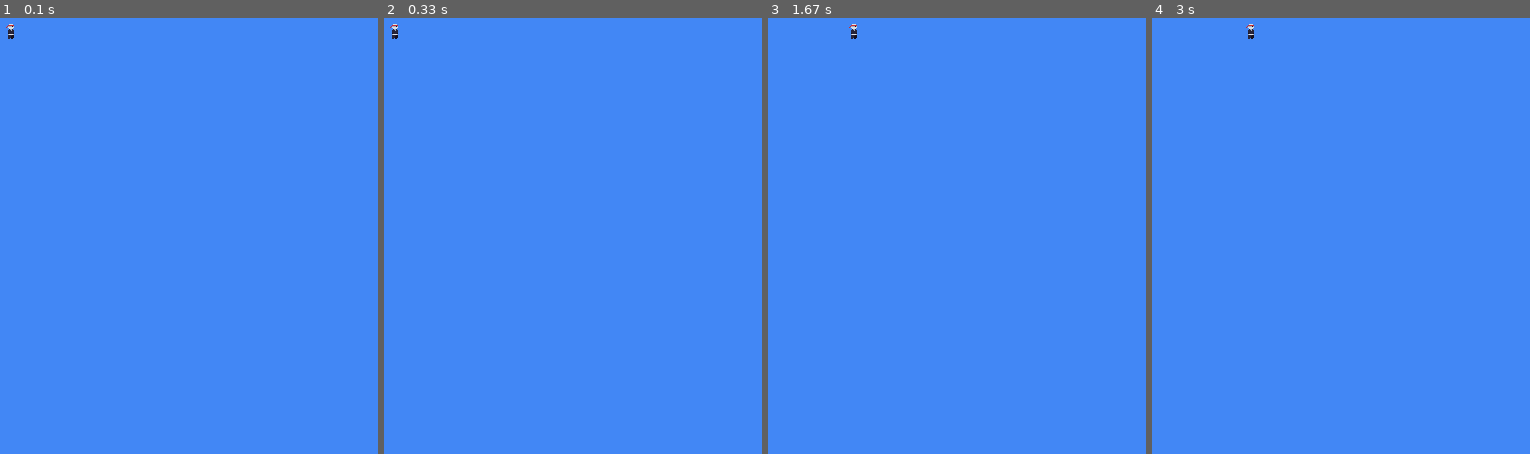
Above: before the commit, frames 1-4 (left to right).
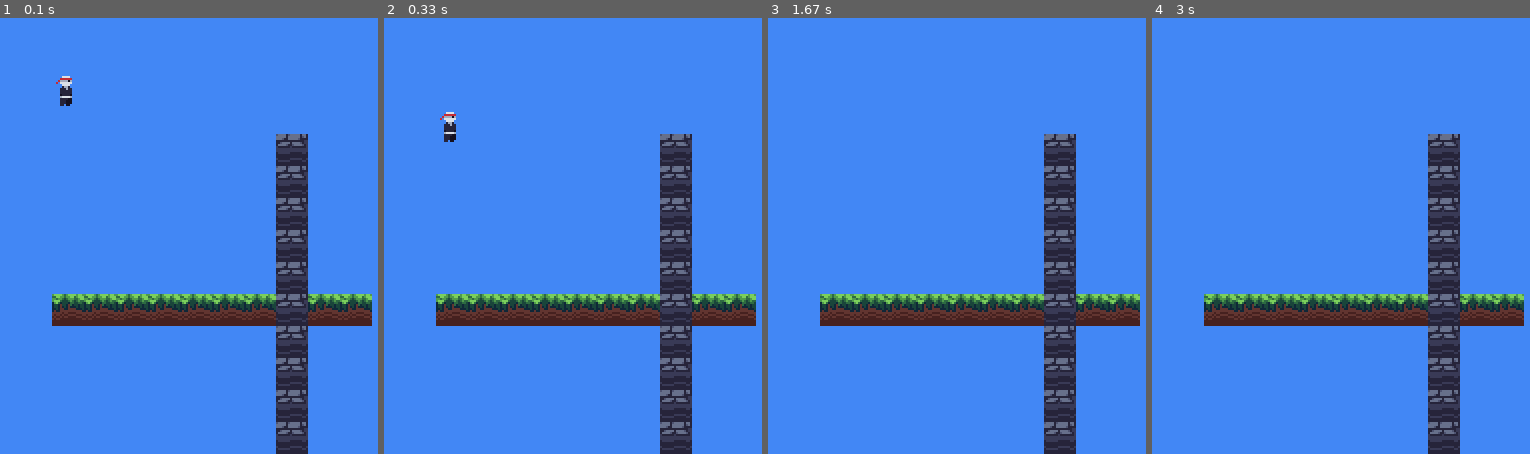
Above: after the commit, the same moments.

Repository: Garudaakuma/Learning-pygame
Game: pygame game, started from projeto.py
Two runs of this game, one before a commit and one after it. Both use one fixed random seed, a clock stepped at 60 frames per second and the inputs below.
Inputs:
- Up to frame 1 (0.1 s): no input
- Up to frame 2 (0.33 s): no input
- Up to frame 3 (1.67 s): hold Right 0.33-0.8 s; hold Right 0.83-1.3 s; hold A from 1.33 s (still down)
- Up to frame 4 (3 s): release A at 1.87 s

The runs differ from the first frame. In frame 1, 12% of the frame differs, in the area x 1-99%, y 1-100%; in frame 2, 12%; in frame 3, 12%; in frame 4, 12%.

Commit message:
(v1.05) → Physics+tilemap!

Diff:
--- a/DATA/SCRIPT/entities.py
+++ b/DATA/SCRIPT/entities.py
@@ -1,5 +1,8 @@
 # imports
 import pygame
+
+# imports self library:
+import DATA.SCRIPT.main as _ma
 
 class PhysicsEntity:
     def __init__(self, game, e_type, pos, size):
@@ -15,5 +18,7 @@
         self.pos[0] += frame_movement[0] # x
         self.pos[1] += frame_movement[1] # y
 
+        self.velocity[1] = min(5, self.velocity[1] + 0.1)
+
     def render(self, surf):
-        surf.blit(self.game.assets['player'], self.pos)
+        surf.blit(self.game.assets[self.type], self.pos)
--- a/DATA/SCRIPT/main.py
+++ b/DATA/SCRIPT/main.py
@@ -5,16 +5,18 @@
 # imports self library:
 import DATA.SCRIPT.utility as _ut
 import DATA.SCRIPT.entities as _en
+import DATA.SCRIPT.tilemap as _ti
 
 class Game:
     def __init__(self) -> None:
         pygame.init()
 
-        self.screen_resolution = (640, 480) # width, height
+        self.screen_resolution = [640, 480] # width, height
         self.background_color = "#4287f5" # background
 
         pygame.display.set_caption("...")
-        self.screen = pygame.display.set_mode(self.screen_resolution)
+        self.screen = pygame.display.set_mode((self.screen_resolution[0], self.screen_resolution[1]))
+        self.display = pygame.Surface((self.screen_resolution[0]/2, self.screen_resolution[1]/2))
 
         self.clock = pygame.time.Clock()
         self.FPS = 60
@@ -22,36 +24,46 @@
         self.movement = [False, False]
 
         self.assets = {
+            'decor': _ut.load_images('tiles/decor'),
+            'grass': _ut.load_images('tiles/grass'),
+            'large_decor': _ut.load_images('tiles/large_decor'),
+            'stone': _ut.load_images('tiles/stone'),
             'player': _ut.load_image('entities/player.png')
         }
 
         self.player = _en.PhysicsEntity(self, 'player', (50, 50), (8, 15))
 
+        self.tile_map = _ti.Tile_map(self, tile_size=16)
+
     def run(self):
         print("main.py - inicializado!")
         while True:
-            self.screen.fill(self.background_color)
+            self.display.fill(self.background_color)
+
+            self.tile_map.render(self.display)
 
             self.player.update((self.movement[1] - self.movement[0], 0))
-            self.player.render(self.screen)
+            self.player.render(self.display)
 
             for event in pygame.event.get():
                 if event.type == pygame.QUIT:
+                    print("Programa finalizado!")
                     pygame.quit()
                     sys.exit()
                 # PRESSED KEY
                 if event.type == pygame.KEYDOWN:
-                    if event.key == pygame.K_LEFT or event.key == pygame.K_d:
+                    if event.key == pygame.K_LEFT or event.key == pygame.K_a:
                         self.movement[0] = True
-                    if event.key == pygame.K_RIGHT or event.key == pygame.K_a:
+                    if event.key == pygame.K_RIGHT or event.key == pygame.K_d:
                         self.movement[1] = True
                 # RELEASED KEY
                 if event.type == pygame.KEYUP:
-                    if event.key == pygame.K_LEFT or event.key == pygame.K_d:
+                    if event.key == pygame.K_LEFT or event.key == pygame.K_a:
                         self.movement[0] = False
-                    if event.key == pygame.K_RIGHT or event.key == pygame.K_a:
+                    if event.key == pygame.K_RIGHT or event.key == pygame.K_d:
                         self.movement[1] = False
 
             # update clock
+            self.screen.blit(pygame.transform.scale(self.display, self.screen.get_size()), (0, 0))
             pygame.display.update()
             self.clock.tick(self.FPS)
--- /dev/null
+++ b/DATA/SCRIPT/tilemap.py
@@ -0,0 +1,20 @@
+
+class Tile_map:
+    def __init__(self, game, tile_size=16):
+        self.game = game
+        self.tile_size = tile_size
+        self.tilemap = {}
+        self.offgrid_tiles = []
+
+        for i in range(10):
+            self.tilemap[str(3 + i) + ';10'] = {'type': 'grass', 'variant': 1, 'pos': (3 + i, 10)}
+            self.tilemap['10;' + str(3 + i)] = {'type': 'stone', 'variant': 1, 'pos': (10, 5 + i)}
+
+    def render(self, surf):
+        for tile in self.offgrid_tiles:
+            surf.blit(self.game.assets[tile['type']][tile['variant']], tile['pos'])
+
+        for loc in self.tilemap:
+            tile = self.tilemap[loc]
+            x_pos, y_pos = tile['pos'][0] * self.tile_size, tile['pos'][1] * self.tile_size
+            surf.blit(self.game.assets[tile['type']][tile['variant']], (x_pos, y_pos))
--- a/DATA/SCRIPT/utility.py
+++ b/DATA/SCRIPT/utility.py
@@ -1,8 +1,15 @@
 # imports
 import pygame
+import os
 
 BASE_IMG_PATH = 'DATA/IMAGES/'
 def load_image(path):
     img = pygame.image.load(BASE_IMG_PATH + path).convert()
     img.set_colorkey('#000000')
     return img
+
+def load_images(path):
+    images = []
+    for img_name in sorted(os.listdir(BASE_IMG_PATH + path)):
+        images.append(load_image(path + '/' + img_name))
+    return images
Renamed: DATA/JSON/0.json -> DATA/MAPS/0.json
Renamed: DATA/JSON/1.json -> DATA/MAPS/1.json
Renamed: DATA/JSON/2.json -> DATA/MAPS/2.json
